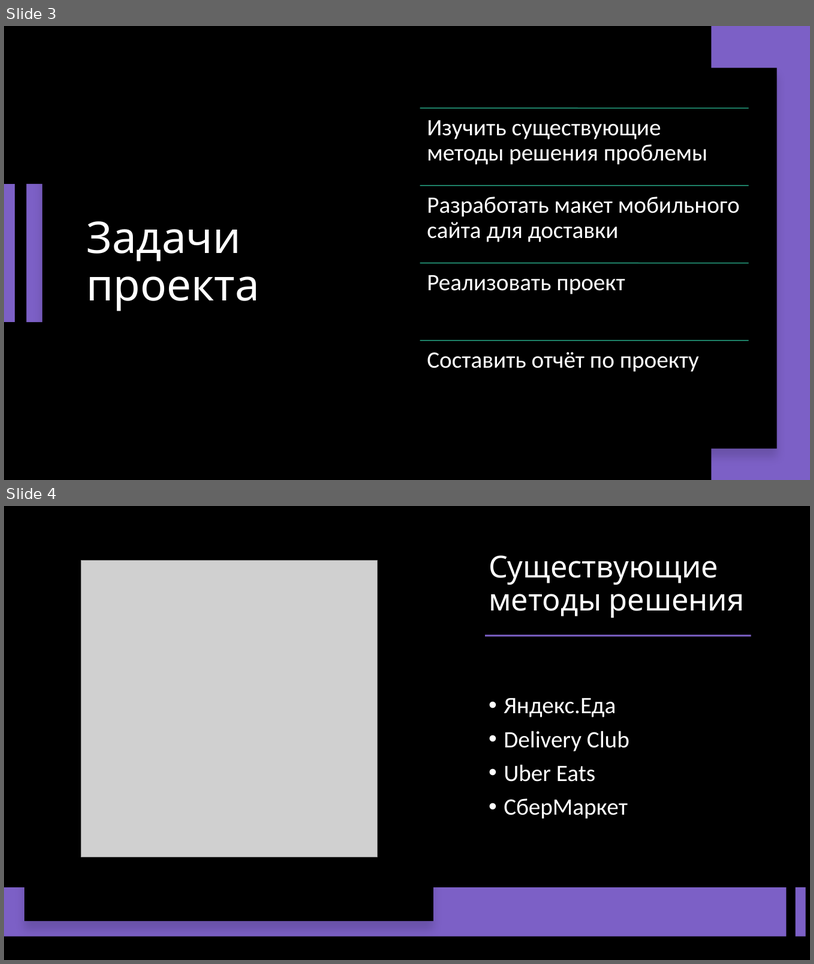
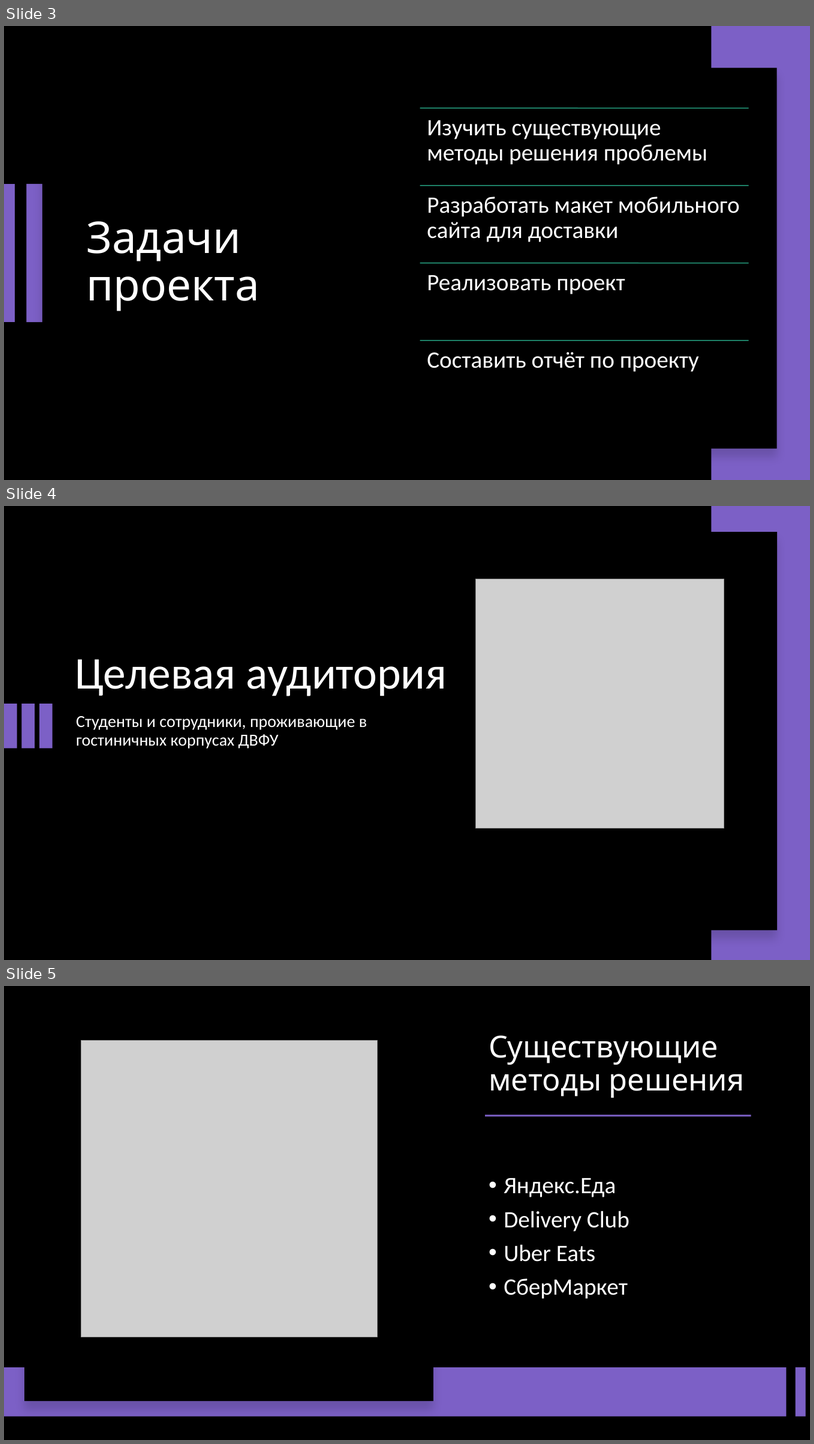
Before and after one commit to Flnchkv/Dostavochka, a slide deck: Презентация.pptx. Shown one above the other, each under a label of ours: slides 3 and 4 before the commit, slides 3, 4 and 5 after it. The pictures are 814x964 and 814x1444 pixels, drawn with LibreOffice and Linux fonts; fonts in the diff are those of the drawing; grey boxes stand for pictures. Boxes give left, top, right and bottom in pixels: in the first picture for what was removed or moved away, otherwise in the second. Text is boxed around its words. In the diff, an @@ line names an element or a change of style, - is before the commit and + after.

```diff
--- a/Презентация.pptx
+++ b/Презентация.pptx
@@ slide 4 added at <box>4,506,810,960</box>, background #000000 @@
@@ rectangle added at <box>712,506,810,960</box>, fill #7C60C6 @@
@@ rectangle added at <box>380,532,778,930</box>, fill #000000 @@
@@ picture added at <box>476,579,725,828</box> @@
@@ title added at <box>75,659,447,696</box>, 54 pt, text #FFFFFF @@
+Целевая аудитория
@@ rectangle added at <box>4,703,17,748</box>, fill #7C60C6 @@
@@ rectangle added at <box>21,703,34,748</box>, fill #7C60C6 @@
@@ rectangle added at <box>39,703,53,748</box>, fill #7C60C6 @@
@@ text added at <box>76,716,367,748</box>, 20 pt, text #FFFFFF @@
+Студенты и сотрудники, проживающие в гостиничных корпусах ДВФУ
@@ what was slide 4 is now slide 5 @@
```
Also in this commit, not shown: 1 slide changed, 1 other slide added, 2 other files.
